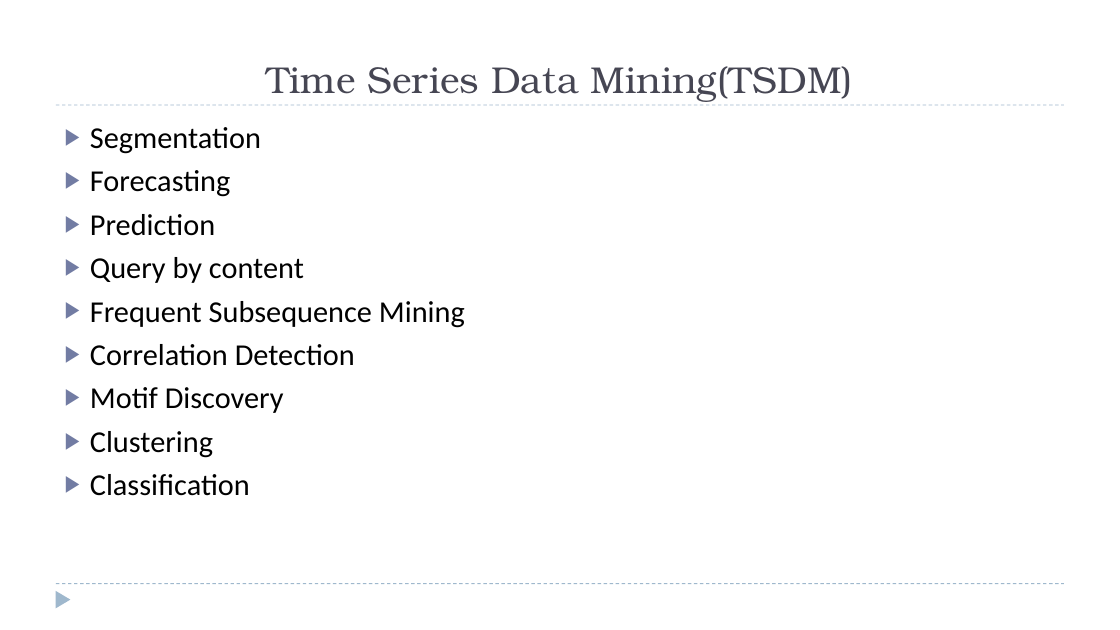
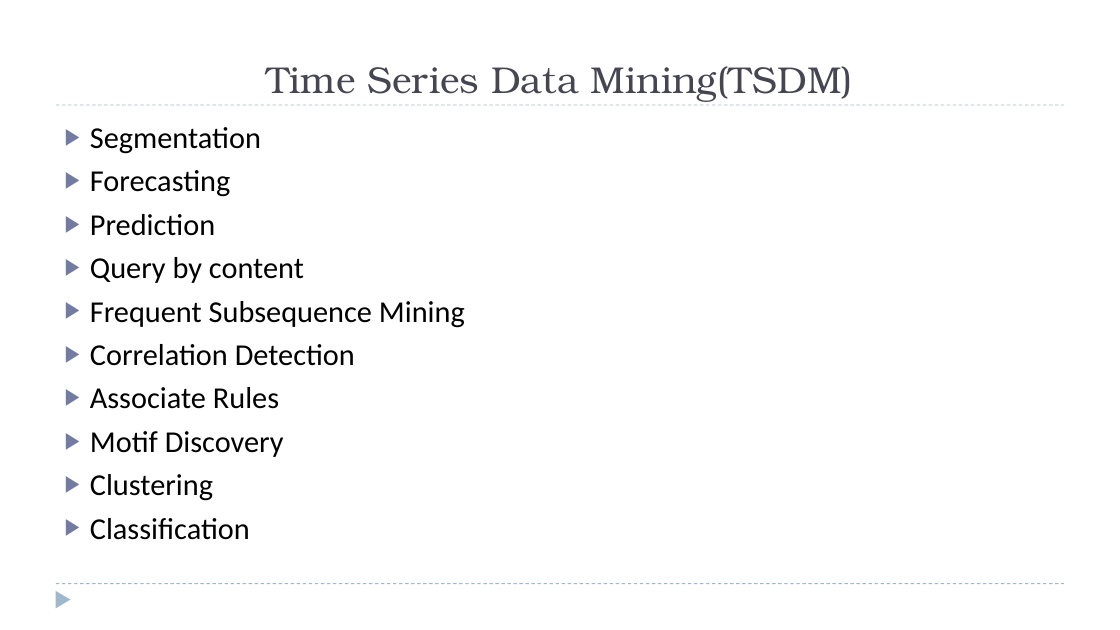
Before and after one commit to zixiaojindao/time-series-survey, a slide deck: slide 4 of slide/tsdm.pptx. Drawn at 1120x630 pixels with LibreOffice and Linux fonts; fonts in the diff are those of the drawing. Boxes give left, top, right and bottom in pixels: in the first picture for what was removed or moved away, otherwise in the second. Text is boxed around its words. In the diff, an @@ line names an element or a change of style, - is before the commit and + after.

```diff
--- a/slide/tsdm.pptx
+++ b/slide/tsdm.pptx
@@ text at <box>90,387,279,409</box>: paragraph added @@
+▶ Associate Rules
```
Also in this commit, not shown: 5 slides added, 52 other files.
